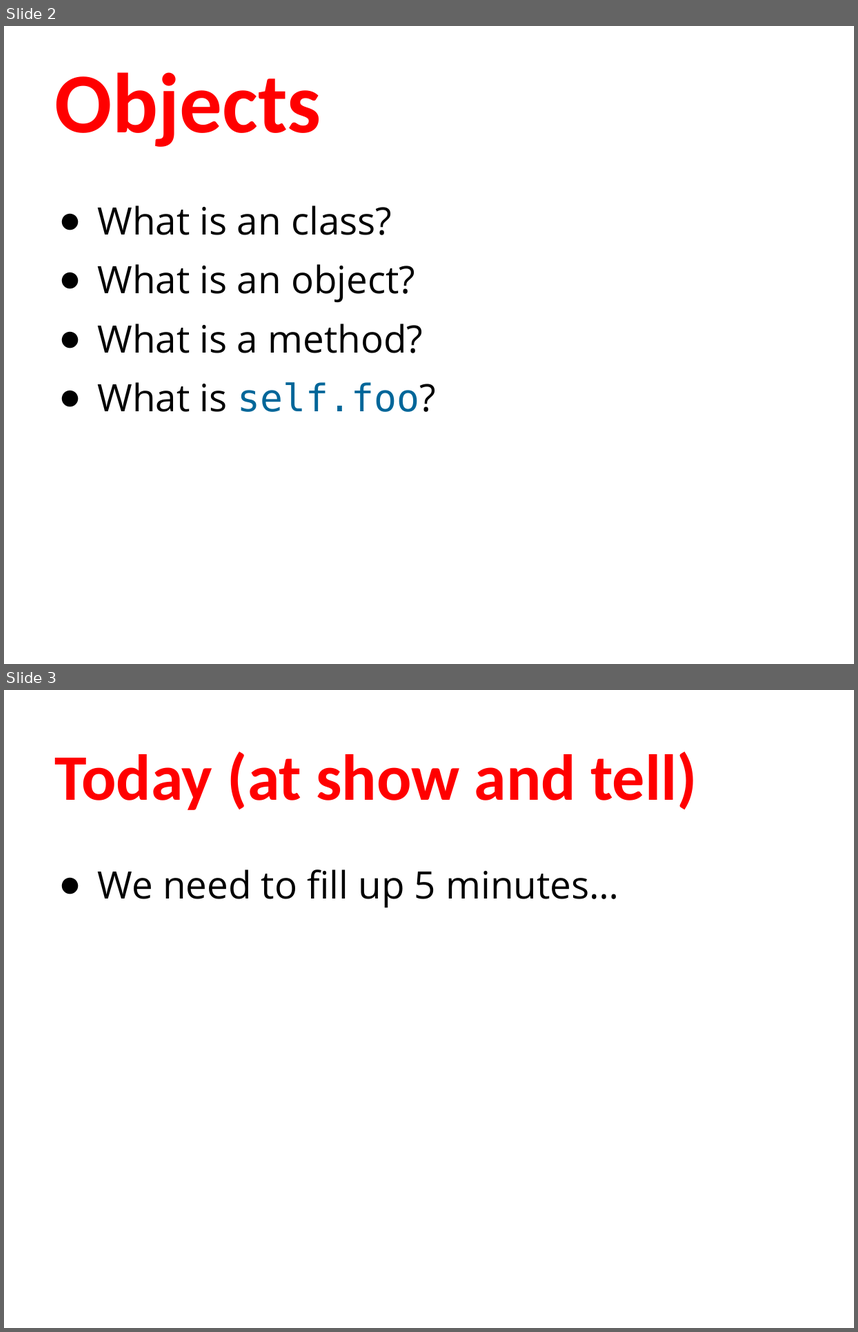
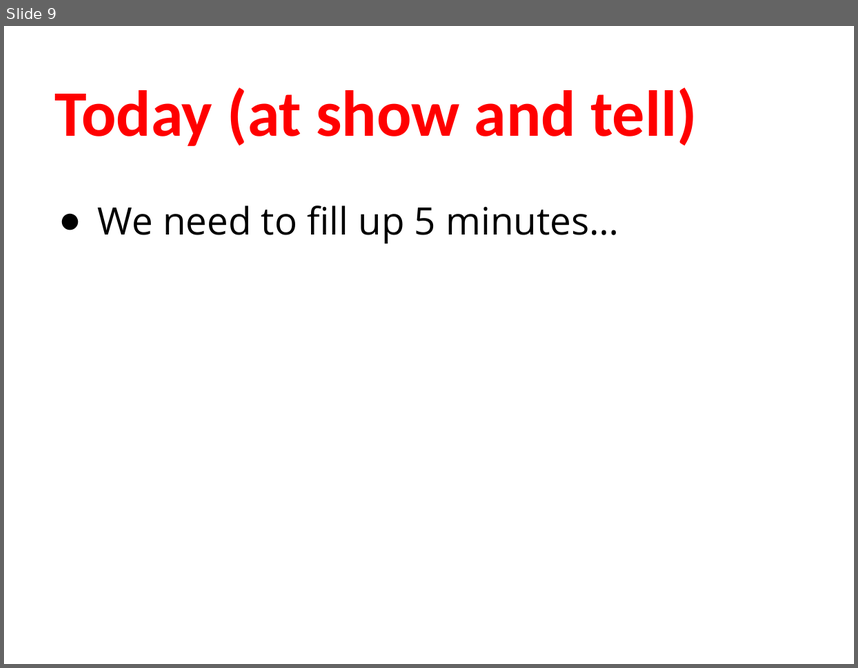
Before and after one commit to humanitiesprogramming/slides, a slide deck: 2017/python/day3-review.pptx. Shown one above the other, each under a label of ours: slides 2 and 3 before the commit, slide 9 after it. The pictures are 858x1332 and 858x668 pixels, drawn with LibreOffice and Linux fonts; fonts in the diff are those of the drawing. Boxes give left, top, right and bottom in pixels: in the first picture for what was removed or moved away, otherwise in the second. Text is boxed around its words. In the diff, an @@ line names an element or a change of style, - is before the commit and + after.

```diff
--- a/2017/python/day3-review.pptx
+++ b/2017/python/day3-review.pptx
@@ slide 2 removed at bbox=[4, 26, 854, 664], background #FFFFFF @@
@@ title removed at bbox=[55, 72, 321, 147] @@
-Objects
@@ text removed at bbox=[98, 205, 436, 412] @@
-● What is an class?
-● What is an object?
-● What is a method?
-● What is self.foo?
@@ what was slide 3 is now slide 9 @@
```
Also in this commit, not shown: 1 slide changed, 8 slides added, 2 other files.
